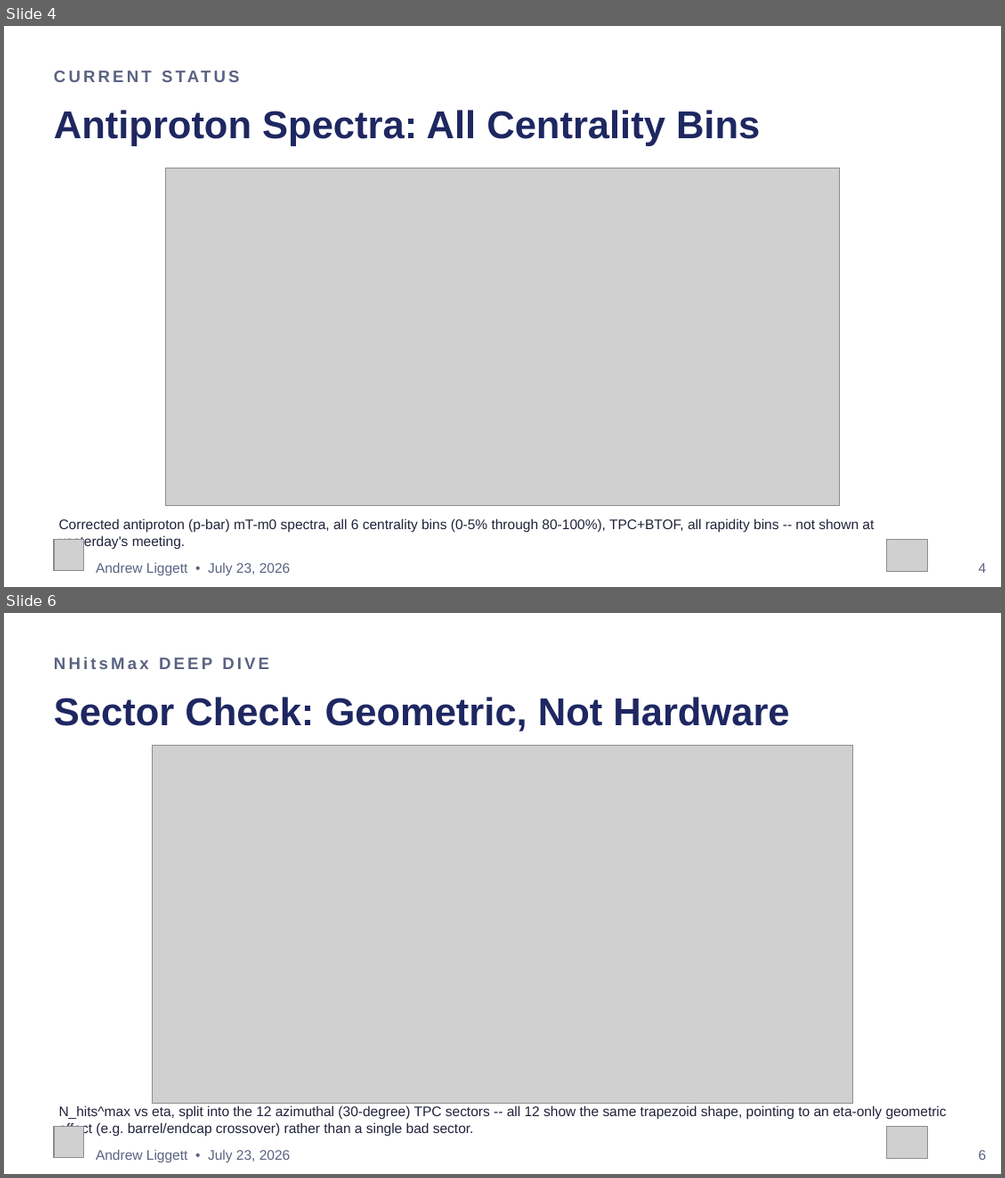
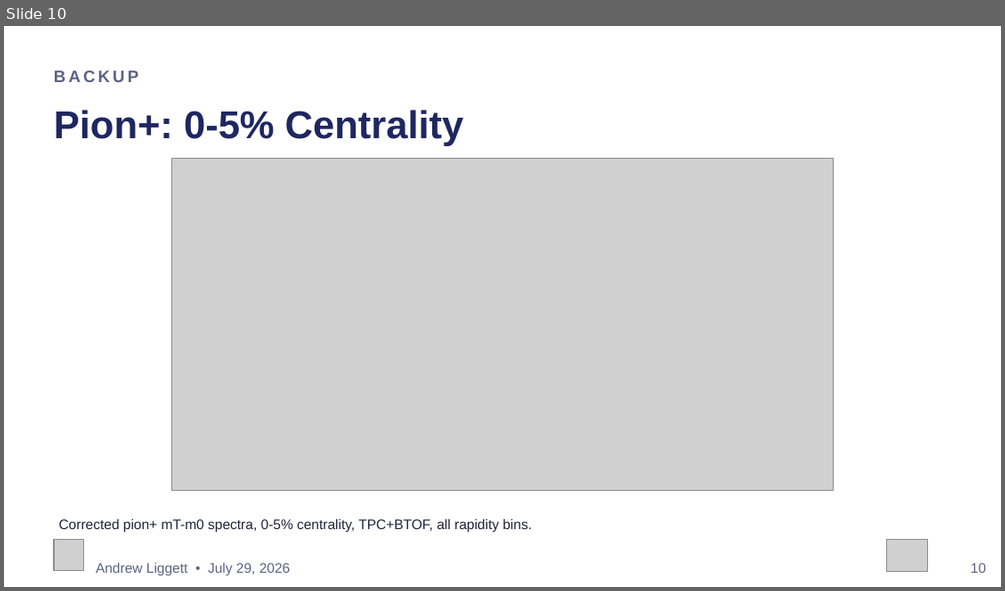
Before and after one commit to liggett2820/lightflavorspectra_OO200, a slide deck: docs/OO200_Spectra_Status_Update_v2.pptx. Shown one above the other, each under a label of ours: slides 4 and 6 before the commit, slide 10 after it; the slides between them are not shown. The pictures are 1005x1178 and 1005x591 pixels, drawn with LibreOffice and Linux fonts; fonts in the diff are those of the drawing; grey boxes stand for pictures. Boxes give left, top, right and bottom in pixels: in the first picture for what was removed or moved away, otherwise in the second. Text is boxed around its words. In the diff, an @@ line names an element or a change of style, - is before the commit and + after.

```diff
--- a/docs/OO200_Spectra_Status_Update_v2.pptx
+++ b/docs/OO200_Spectra_Status_Update_v2.pptx
@@ slide 6 removed at (4, 613, 1001, 1174), background #FFFFFF @@
@@ text removed at (54, 657, 269, 669) @@
-NHitsMax DEEP DIVE
@@ text removed at (54, 697, 789, 731) @@
-Sector Check: Geometric, Not Hardware
@@ picture removed at (153, 745, 853, 1103) @@
@@ text removed at (59, 1105, 947, 1136) @@
-N_hits^max vs eta, split into the 12 azimuthal (30-degree) TPC sectors -- all 12 show the same trapezoid shape, pointing to an eta-only geometric effect (e.g. barrel/endcap crossover) rather than a single bad sector.
@@ picture removed at (54, 1127, 84, 1158) @@
@@ picture removed at (886, 1127, 927, 1159) @@
@@ text removed at (96, 1149, 291, 1162) @@
-Andrew Liggett • July 23, 2026
@@ text removed at (979, 1150, 987, 1159) @@
-6
@@ what was slide 4 is now slide 10 @@
@@ slide 10 changed as well @@
@@ text at (54, 70, 138, 82): text changed @@
-CURRENT STATUS
+BACKUP
@@ text at (54, 110, 464, 146): text changed @@
-Antiproton Spectra: All Centrality Bins
+Pion+: 0-5% Centrality
@@ picture: place and size @@
-picture at (165, 168, 841, 506)
+picture at (171, 158, 833, 491)
@@ text at (59, 518, 532, 532): text changed @@
-Corrected antiproton (p-bar) mT-m0 spectra, all 6 centrality bins (0-5% through 80-100%), TPC+BTOF, all rapidity bins -- not shown at yesterday's meeting.
+Corrected pion+ mT-m0 spectra, 0-5% centrality, TPC+BTOF, all rapidity bins.
@@ text at (96, 562, 291, 575): text changed @@
-Andrew Liggett • July 23, 2026
+Andrew Liggett • July 29, 2026
@@ text at (971, 563, 986, 572): text changed @@
-4
+10
```
Also in this commit, not shown: 5 other slides changed, 39 slides added, 3 other slides removed, 1 other file.
